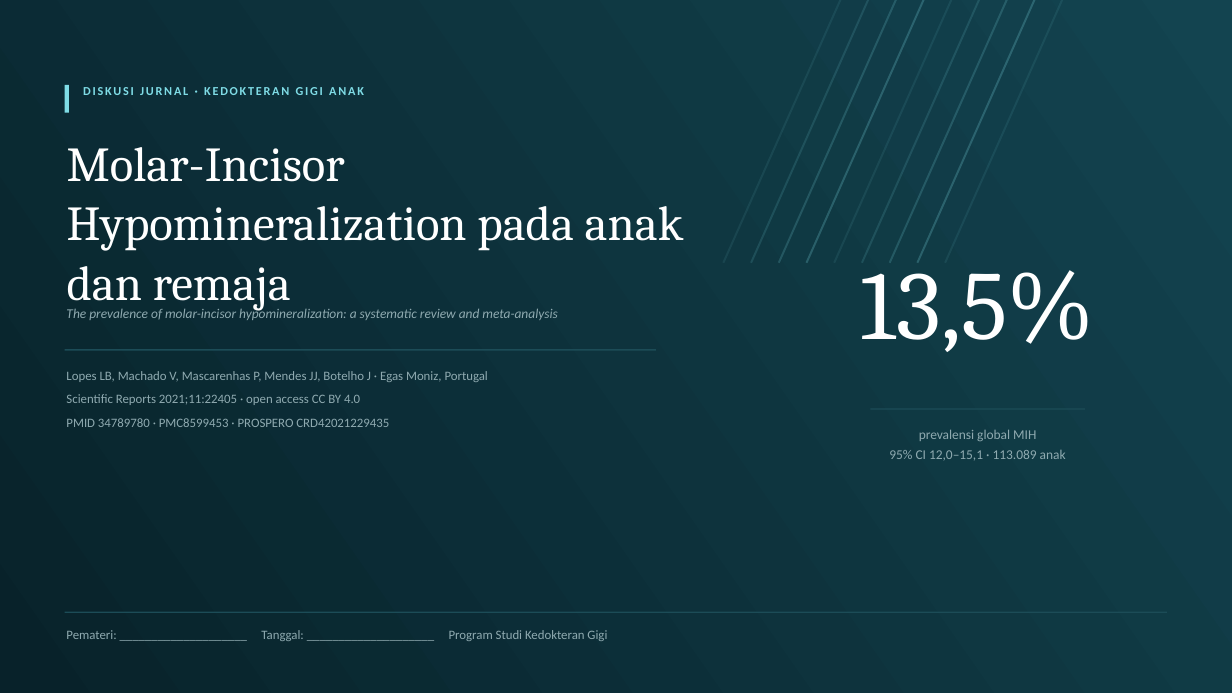
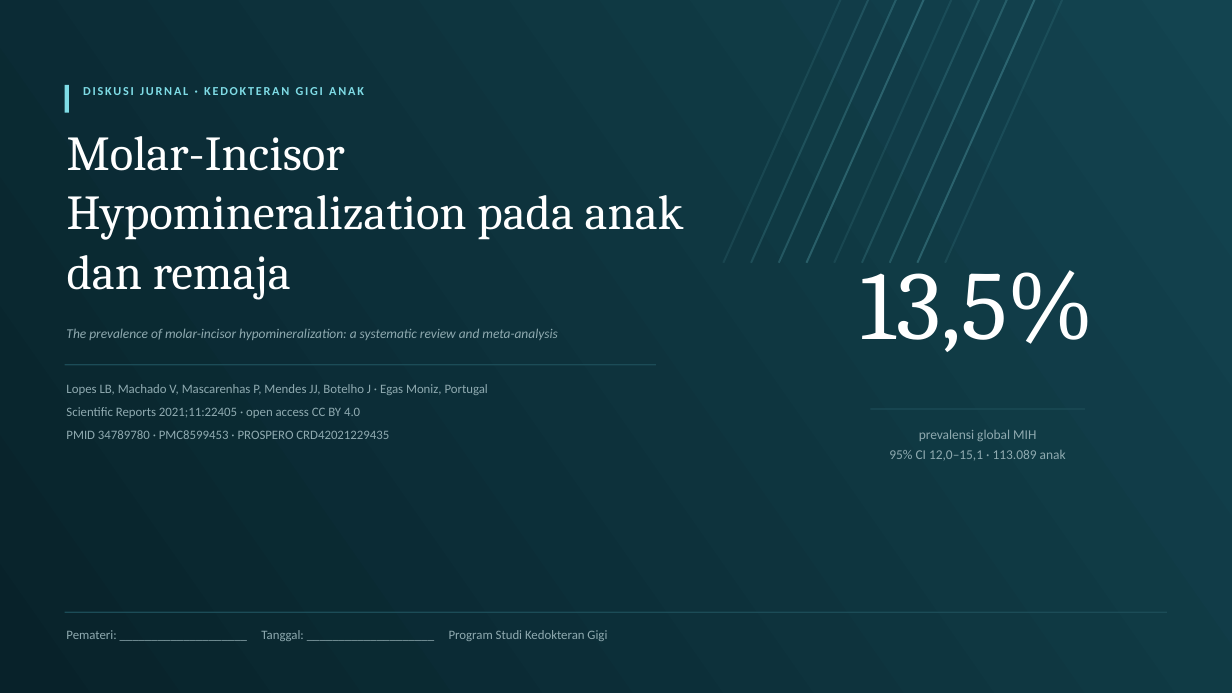
Before and after one commit to maskchanel14-source/agents, a slide deck: slide 1 of research/pediatric-dentistry-2021-2026/deck-mih-lopes-2021/Presentasi-Jurnal-MIH-Lopes-2021.pptx. Drawn at 1232x693 pixels with LibreOffice and Linux fonts; fonts in the diff are those of the drawing. Boxes give left, top, right and bottom in pixels: in the first picture for what was removed or moved away, otherwise in the second. Text is boxed around its words. In the diff, an @@ line names an element or a change of style, - is before the commit and + after.

```diff
--- a/research/pediatric-dentistry-2021-2026/deck-mih-lopes-2021/Presentasi-Jurnal-MIH-Lopes-2021.pptx
+++ b/research/pediatric-dentistry-2021-2026/deck-mih-lopes-2021/Presentasi-Jurnal-MIH-Lopes-2021.pptx
@@ text "Molar-Incisor Hypomineralization pada anak dan ...": place and size @@
-text "Molar-Incisor Hypomineralization pada anak dan ..." at (67, 147, 684, 310)
+text "Molar-Incisor Hypomineralization pada anak dan ..." at (67, 136, 684, 299)
@@ text "The prevalence of molar-incisor hypomineralization: ...": place and size @@
-text "The prevalence of molar-incisor hypomineralization: ..." at (66, 307, 557, 320)
+text "The prevalence of molar-incisor hypomineralization: ..." at (66, 328, 557, 340)
@@ text "Lopes LB, Machado V, Mascarenhas ...": place and size @@
-text "Lopes LB, Machado V, Mascarenhas ..." at (66, 371, 488, 427)
+text "Lopes LB, Machado V, Mascarenhas ..." at (66, 384, 488, 439)
@@ rectangle: place and size @@
-rectangle at (65, 349, 656, 350)
+rectangle at (65, 364, 656, 365)
```
Also in this commit, not shown: 4 other slides changed, 26 other files.
